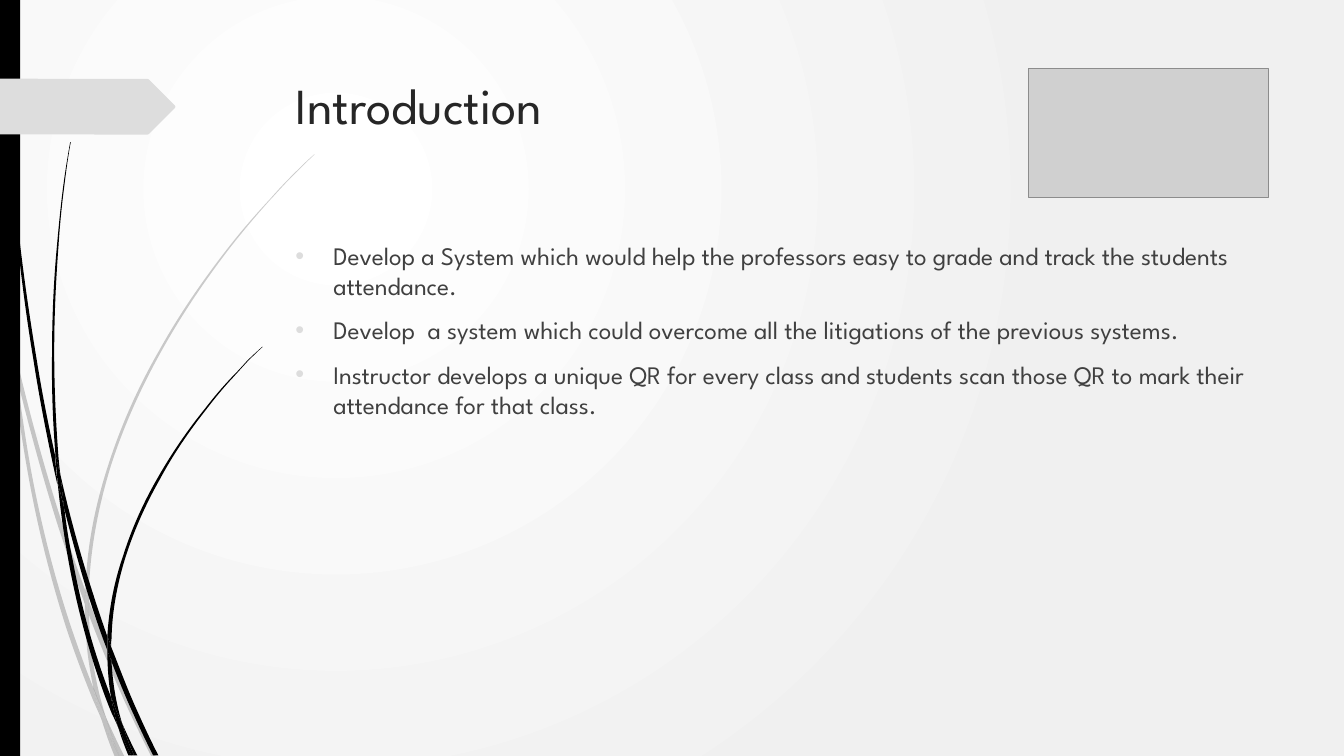
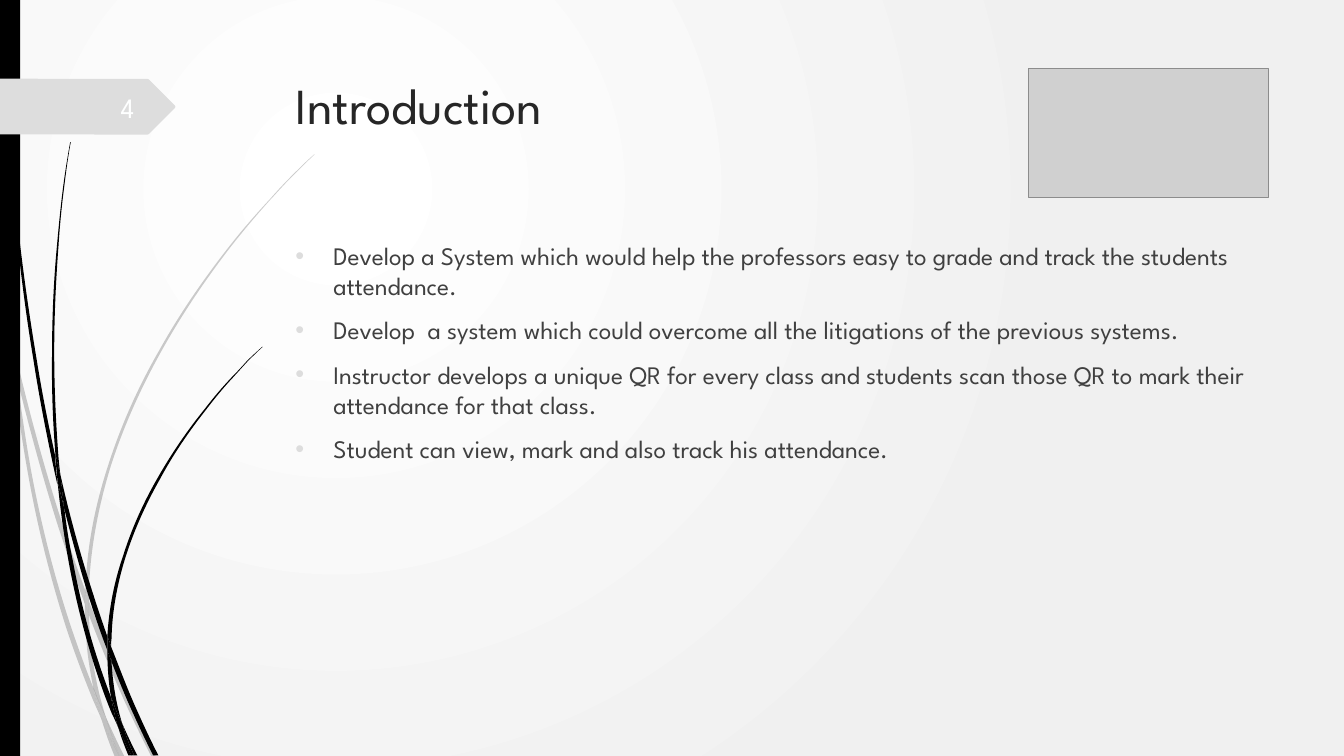
Before and after one commit to VamsiDevalla/Student-Attendance-Tracking, a slide deck: slide 4 of Presentations/Team B - Code Green - FinalPresentation.pptx (slide 3 before the commit). Drawn at 1344x756 pixels with LibreOffice and Linux fonts; fonts in the diff are those of the drawing; grey boxes stand for pictures. Boxes give left, top, right and bottom in pixels: in the first picture for what was removed or moved away, otherwise in the second. Text is boxed around its words. In the diff, an @@ line names an element or a change of style, - is before the commit and + after.

```diff
--- a/Presentations/Team B - Code Green - FinalPresentation.pptx
+++ b/Presentations/Team B - Code Green - FinalPresentation.pptx
@@ text at <box>333,440,888,461</box>: paragraph added @@
+• Student can view, mark and also track his attendance.
```
Also in this commit, not shown: 13 other slides changed, 5 slides added, 1 slide removed.
